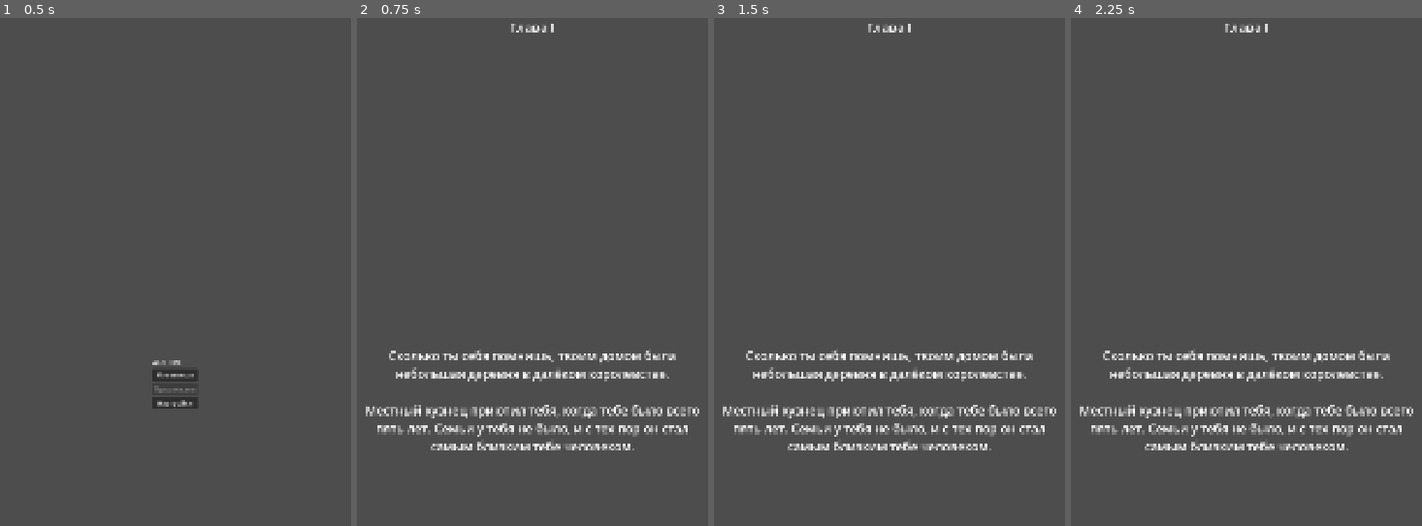
Above: before the commit, frames 1-4 (left to right).
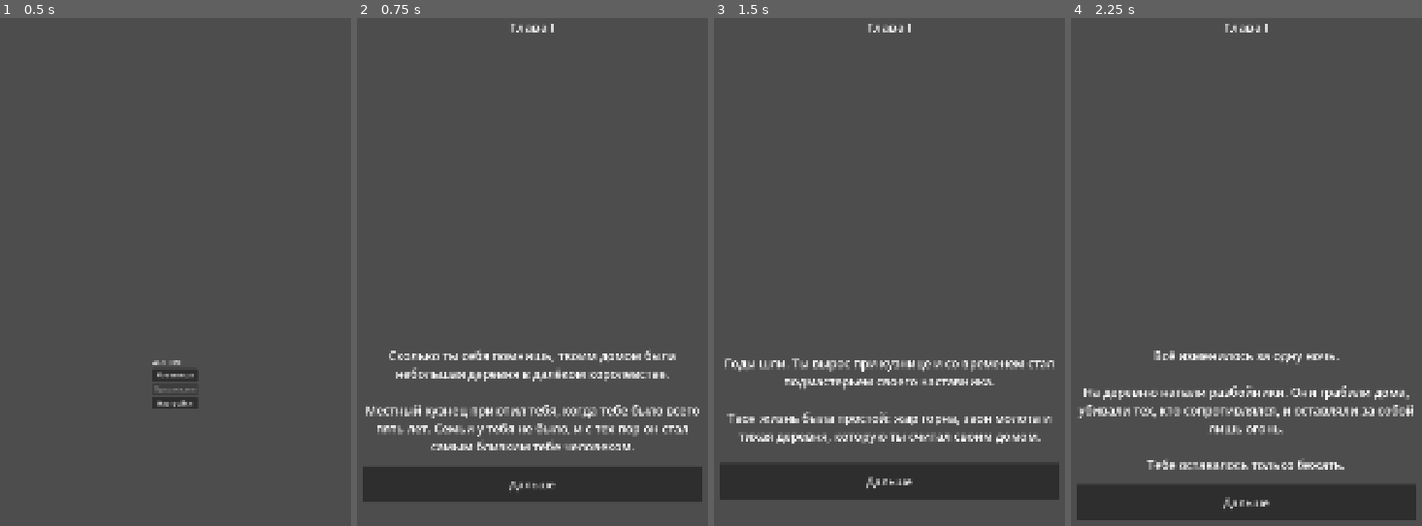
Above: after the commit, the same moments.

Repository: SayentLY/Alfheim
Game: Godot game, scene res://scenes/main_menu.tscn
The game is run twice, just before and just after one commit, with the same random seed, the same clock (stepped at 60 frames per second) and the same inputs.
Inputs (mouse positions are in pixels of both pictures, inside the frame that each line leads up to):
- Up to frame 1 (0.5 s): no input
- Up to frame 2 (0.75 s): click "Новая игра" at 0.5 s
- Up to frame 3 (1.5 s): click (889, 485) at 1.25 s, where only the run after the commit has a clickable "Дальше"
- Up to frame 4 (2.25 s): click (1246, 480) at 2 s, where only the run after the commit has a clickable "Дальше"

Frame 1 is identical in both runs. In frame 2, 6.5% of the frame differs, in the area x 1-99%, y 88-96%; in frame 3, 14%, in the area x 1-99%, y 65-95%; in frame 4, 13%.
Error before the commit: Attempt to call function 'hide' in base 'null instance' on a null instance. (res://scripts/chapter_one.gd:82)

Commit message:
Add third choice button to chapter UI

Diff:
--- a/scenes/chapter_one.tscn
+++ b/scenes/chapter_one.tscn
@@ -64,3 +64,9 @@
 layout_mode = 2
 theme_override_font_sizes/font_size = 28
 text = "Остаться у дороги"
+
+[node name="ChoiceButton3" type="Button" parent="MarginContainer/VBoxContainer"]
+custom_minimum_size = Vector2(0, 90)
+layout_mode = 2
+theme_override_font_sizes/font_size = 28
+text = "Третий вариант"
